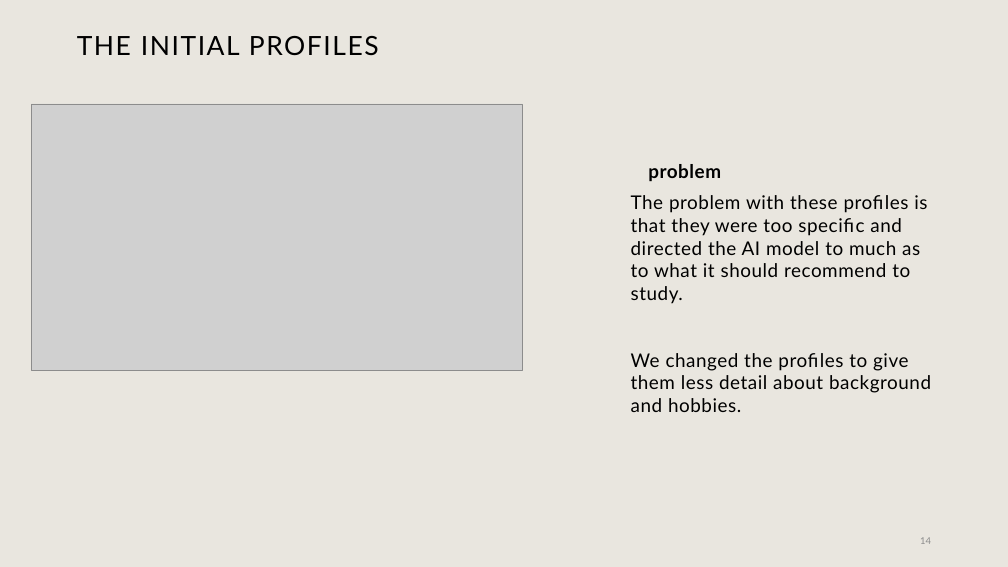
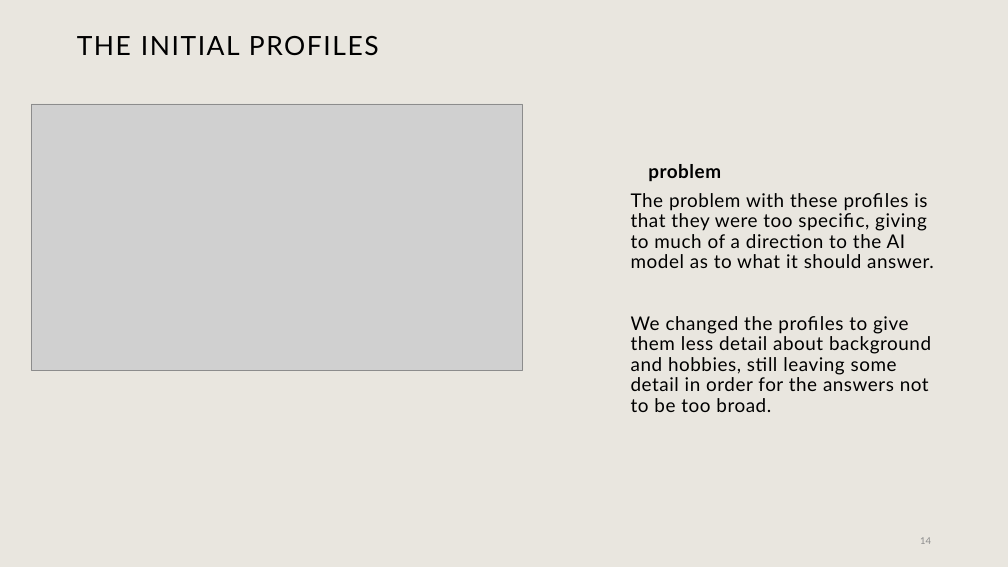
Before and after one commit to mayanaor1/Final-Project, a slide deck: slide 14 of Final project (1).pptx. Drawn at 1008x567 pixels with LibreOffice and Linux fonts; fonts in the diff are those of the drawing; grey boxes stand for pictures; background and template pictures are left out. Boxes give left, top, right and bottom in pixels: in the first picture for what was removed or moved away, otherwise in the second. Text is boxed around its words. In the diff, an @@ line names an element or a change of style, - is before the commit and + after.

```diff
--- a/Final project (1).pptx
+++ b/Final project (1).pptx
@@ text at (631, 193, 933, 412): text changed @@
-The problem with these profiles is that they were too specific and directed the AI model to much as to what it should recommend to study.
-We changed the profiles to give them less detail about background and hobbies.
+The problem with these profiles is that they were too specific, giving to much of a direction to the AI model as to what it should answer.
+We changed the profiles to give them less detail about background and hobbies, still leaving some detail in order for the answers not to be too broad.
```
Also in this commit, not shown: 3 other slides changed.
